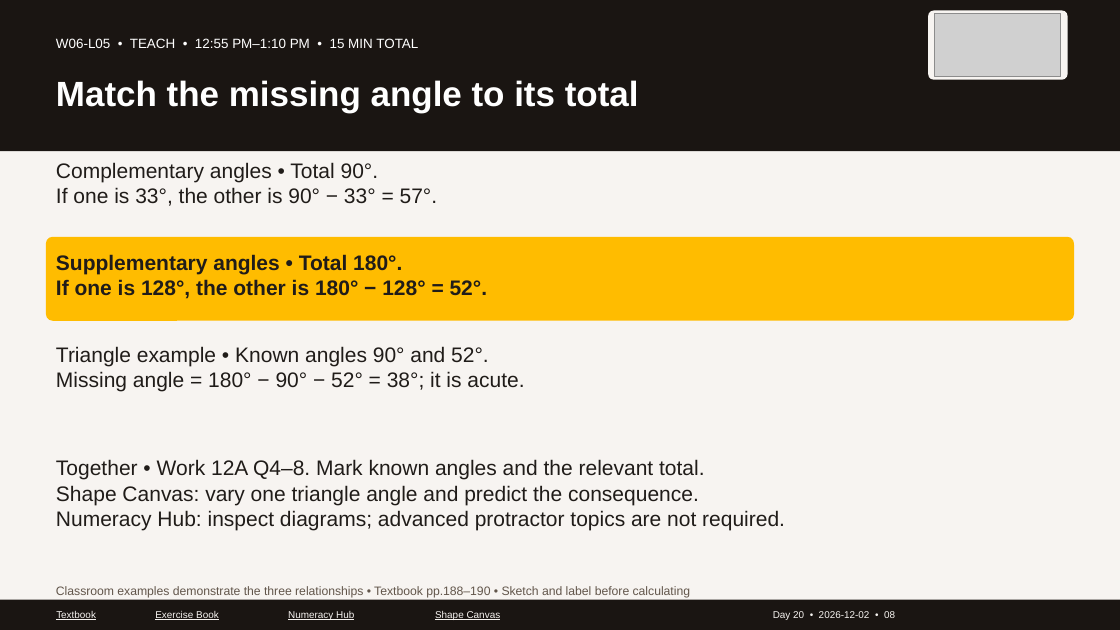
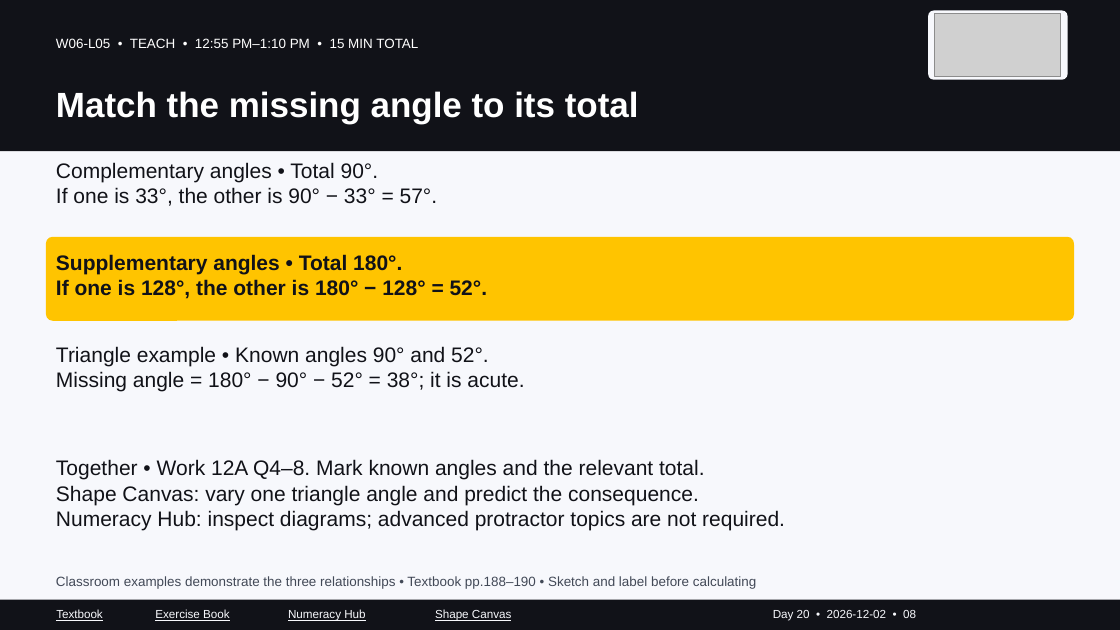
Before and after one commit to GOSTROGIS/access-trades-numeracy, a slide deck: slide 8 of carpentry/intake-141/PowerPoint/Day-20_2026-12-02_Week-6.pptx. Drawn at 1120x630 pixels with LibreOffice and Linux fonts; fonts in the diff are those of the drawing; grey boxes stand for pictures. Boxes give left, top, right and bottom in pixels: in the first picture for what was removed or moved away, otherwise in the second. Text is boxed around its words. In the diff, an @@ line names an element or a change of style, - is before the commit and + after.

Commit message:
Fix slide layout collisions and strengthen colour contrast

```diff
--- a/carpentry/intake-141/PowerPoint/Day-20_2026-12-02_Week-6.pptx
+++ b/carpentry/intake-141/PowerPoint/Day-20_2026-12-02_Week-6.pptx
@@ background #F7F4F1 to #F7F8FC @@
@@ rectangle at bbox=[0, 0, 1120, 151]: fill #1A1512 to #111218 @@
@@ text "Match the missing angle to ...": place and size @@
-text "Match the missing angle to ..." at bbox=[56, 80, 639, 113]
+text "Match the missing angle to ..." at bbox=[56, 91, 639, 124]
@@ rounded rectangle at bbox=[46, 237, 1075, 321]: fill #FFBC00 to #FFC400 @@
@@ text colour #201C19 to #111218 in 4 elements at bbox=[56, 162, 438, 206], bbox=[56, 254, 488, 299], bbox=[56, 346, 524, 391], bbox=[56, 459, 785, 530] @@
@@ text "Classroom examples demonstrate the three ...": place and size @@
-text "Classroom examples demonstrate the three ..." at bbox=[56, 586, 690, 598]
+text "Classroom examples demonstrate the three ..." at bbox=[56, 576, 756, 589]
@@ text "Classroom examples demonstrate the three ..." at bbox=[56, 576, 756, 589]: size 10.5 to 11.5 pt, text colour #62564B to #424957 @@
@@ rectangle at bbox=[0, 600, 1120, 630]: fill #1A1512 to #111218 @@
@@ size 8.5 to 10 pt, text colour #F7F4F1 to #F7F8FC; less space between paragraphs in 5 elements at bbox=[773, 610, 916, 621], bbox=[288, 609, 365, 621], bbox=[435, 609, 511, 621], bbox=[155, 609, 230, 621], bbox=[56, 609, 103, 621] @@
```
Also in this commit, not shown: 44 other slides changed, 51 other files.
